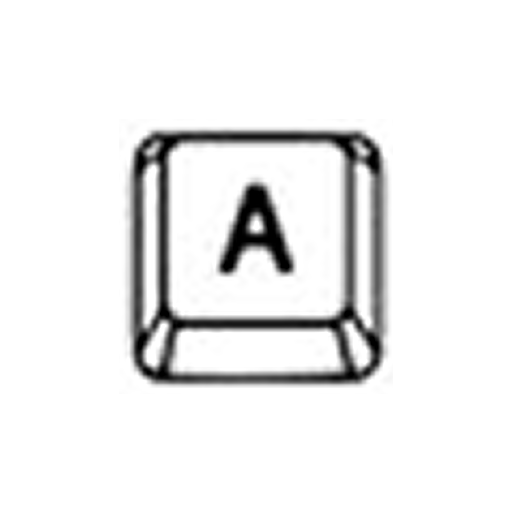
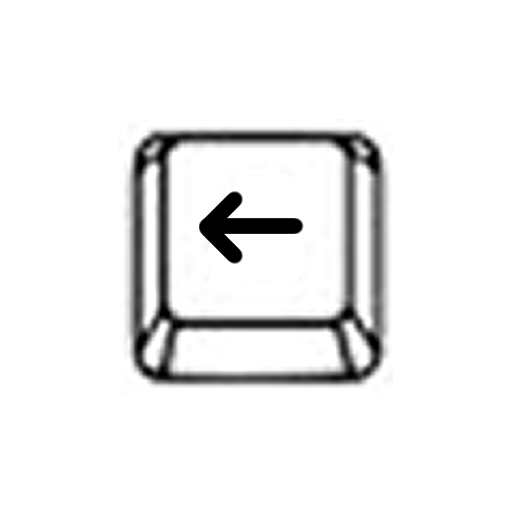
The second w=512, h=512 image is a revision of the first. Changes to its layers:
added layer "Layer 3" above "Layer 2 Copy 3" over <box>199,191,304,264</box>
painted on "Layer 2 Copy 3" over <box>207,174,304,294</box>
